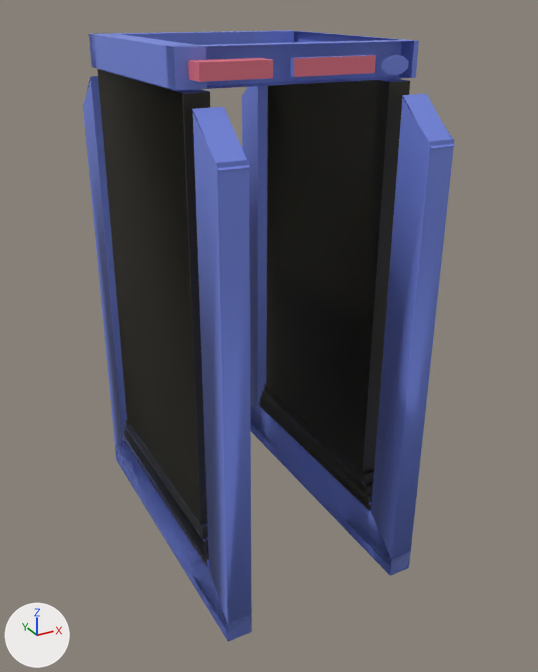
Two versions of the FBX model bin/models/sensor.fbx, one commit apart.
Camera for both pictures: a camera (50 mm lens) standing at (-5.62, -10.28, 8.71) and looking at (0.06, 0.05, 3.55). Lighting does not change. The marker at lower left points along +X, +Y and +Z. Where no turn or scale is listed for an object, it has been applied to the vertices.
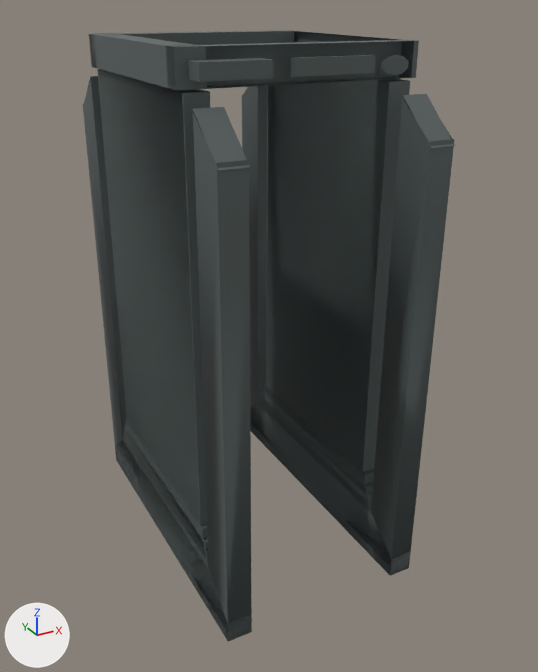
The change, as a diff of the scene's bpy script:
```diff
--- a/bin/models/sensor.fbx.py
+++ b/bin/models/sensor.fbx.py
@@ img_color_gris_jpg @@
+img_color_gris_jpg = load_image('color-gris.jpg', 'sensor.fbm/color-gris.jpg', 1024, 1024, 'sRGB')
@@ mat_material_002 @@
+mat_material_002 = principled_material('Material.002')
+mat_material_002.texture = img_color_gris_jpg
@@ me_plane_001 @@
 me_plane_001.from_pydata(...)  # 317 vertices, 322 faces; spans x -2.03..1.67, y -2.49..3.32, z -4.22..4.44
 # used by ob_plane; location = (0.0, 0.0, 3.92)
-me_plane_001.materials.append(mat_verde)  # green #58e750
+# me_plane_001 part 1: all 229 faces that had it switch from mat_colo2 (blue #778be7) to mat_material_002 (picture img_color_gris_jpg)
+# me_plane_001 part 2: all 6 faces that had it switch from mat_rojo (pink #e77587) to mat_material_002 (picture img_color_gris_jpg)
+# me_plane_001 part 3: all 84 faces that had it switch from mat_gray (black #242112) to mat_material_002 (picture img_color_gris_jpg)
```

What differs and where, as boxes [x1, y1, x2, y2] in the pictures (538 x 672 px):
part 1 of me_plane_001, recoloured (blue to black)
    both: [83, 30, 455, 641]
part 2 of me_plane_001, recoloured (brown to black)
    both: [188, 55, 376, 82]
part 3 of me_plane_001, recoloured
    both: [97, 69, 410, 570]
